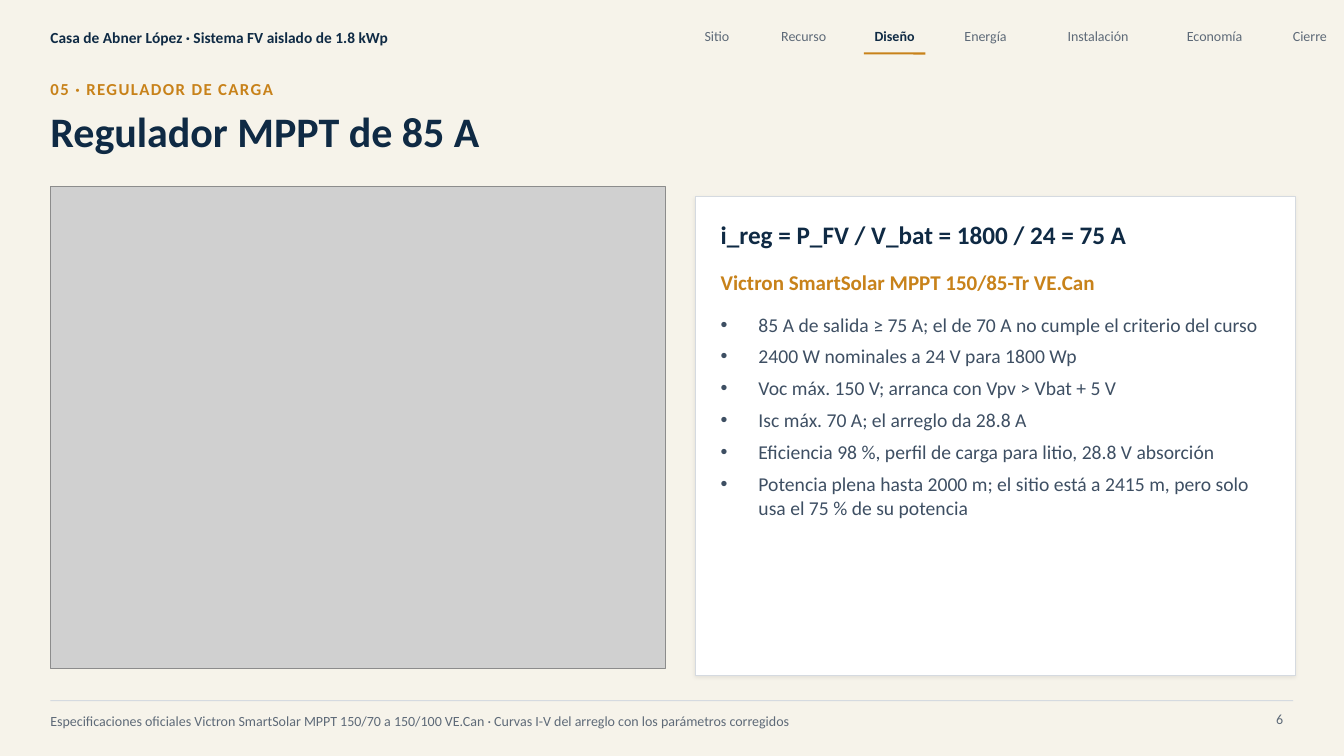
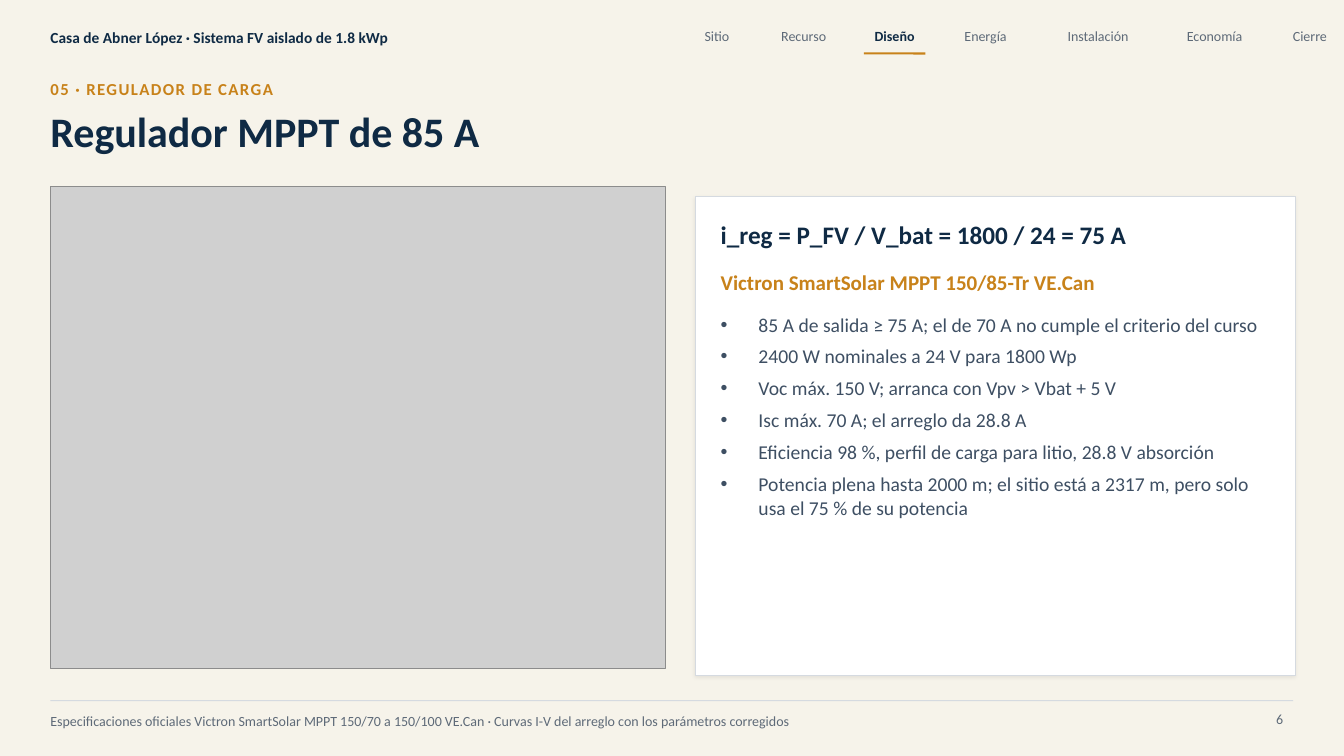
Before and after one commit to Jordis17/PROYECTO-2-FOTOVOLTAICOS, a slide deck: slide 6 of informe/presentacion/Sistema_FV_aislado_Abner_Lopez.pptx. Drawn at 1344x756 pixels with LibreOffice and Linux fonts; fonts in the diff are those of the drawing; grey boxes stand for pictures. Boxes give left, top, right and bottom in pixels: in the first picture for what was removed or moved away, otherwise in the second. Text is boxed around its words. In the diff, an @@ line names an element or a change of style, - is before the commit and + after.

```diff
--- a/informe/presentacion/Sistema_FV_aislado_Abner_Lopez.pptx
+++ b/informe/presentacion/Sistema_FV_aislado_Abner_Lopez.pptx
@@ text at (758,477,1249,518): text changed @@
-• Potencia plena hasta 2000 m; el sitio está a 2415 m, pero solo usa el 75 % de su potencia
+• Potencia plena hasta 2000 m; el sitio está a 2317 m, pero solo usa el 75 % de su potencia
```
Also in this commit, not shown: 3 other slides changed, 29 other files.
